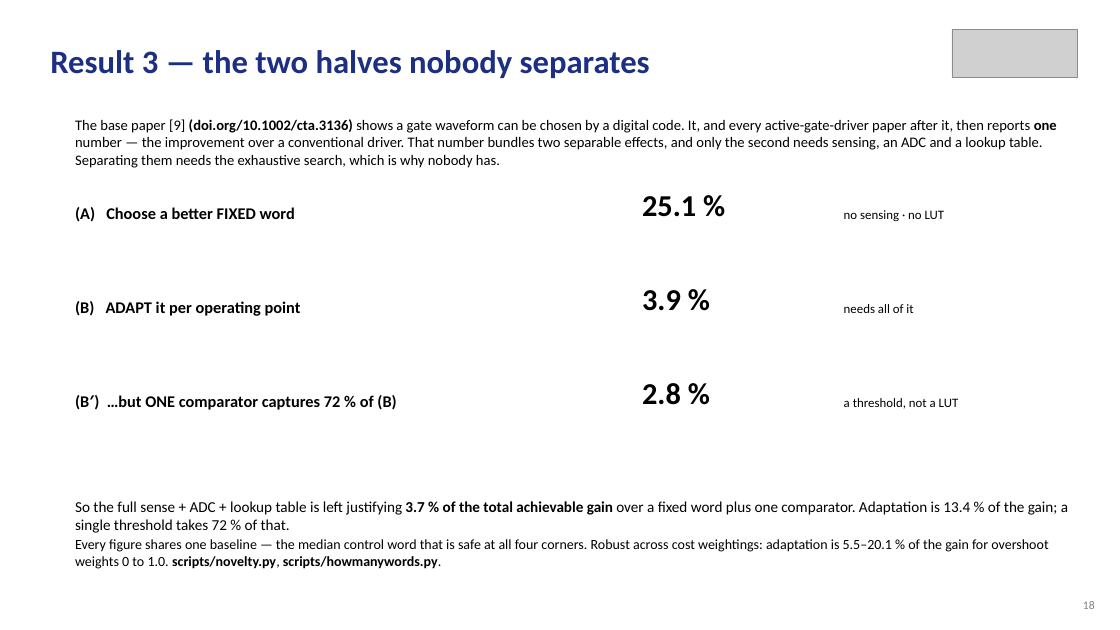
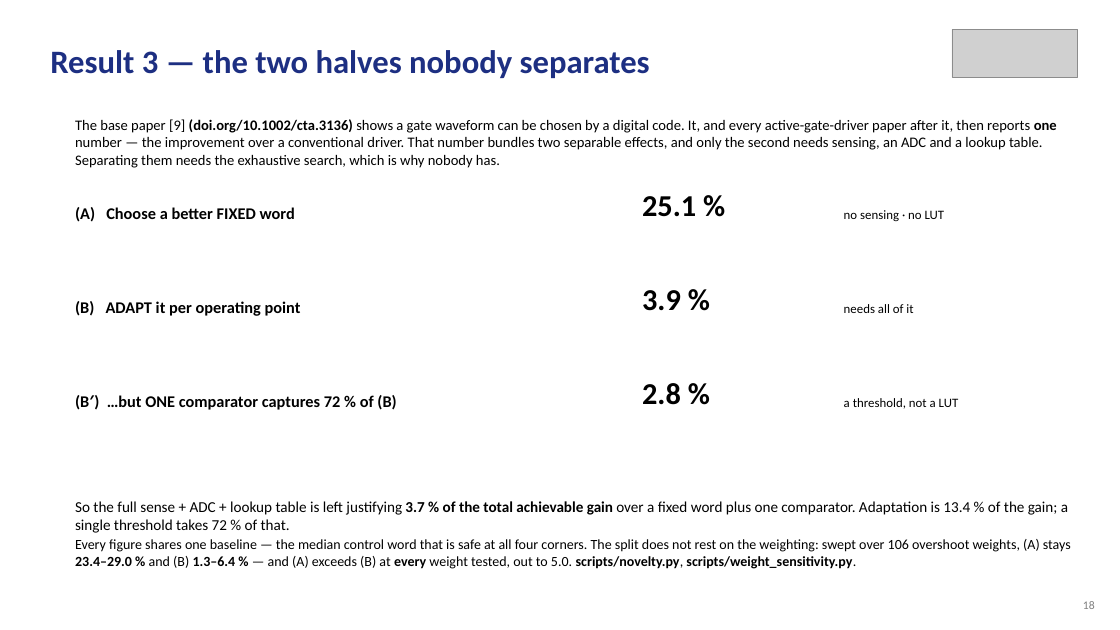
Before and after one commit to Amritha902/gan-driver, a slide deck: slide 18 of review/Review1_GaN_Segmented_Gate_Driver.pptx. Drawn at 1120x630 pixels with LibreOffice and Linux fonts; fonts in the diff are those of the drawing; grey boxes stand for pictures. Boxes give left, top, right and bottom in pixels: in the first picture for what was removed or moved away, otherwise in the second. Text is boxed around its words. In the diff, an @@ line names an element or a change of style, - is before the commit and + after.

```diff
--- a/review/Review1_GaN_Segmented_Gate_Driver.pptx
+++ b/review/Review1_GaN_Segmented_Gate_Driver.pptx
@@ text at (x1=75, y1=539, x2=1071, y2=569): text changed @@
-Every figure shares one baseline — the median control word that is safe at all four corners. Robust across cost weightings: adaptation is 5.5–20.1 % of the gain for overshoot weights 0 to 1.0. scripts/novelty.py, scripts/howmanywords.py.
+Every figure shares one baseline — the median control word that is safe at all four corners. The split does not rest on the weighting: swept over 106 overshoot weights, (A) stays 23.4–29.0 % and (B) 1.3–6.4 % — and (A) exceeds (B) at every weight tested, out to 5.0. scripts/novelty.py, scripts/weight_sensitivity.py.
```
Also in this commit, not shown: 5 other files.
